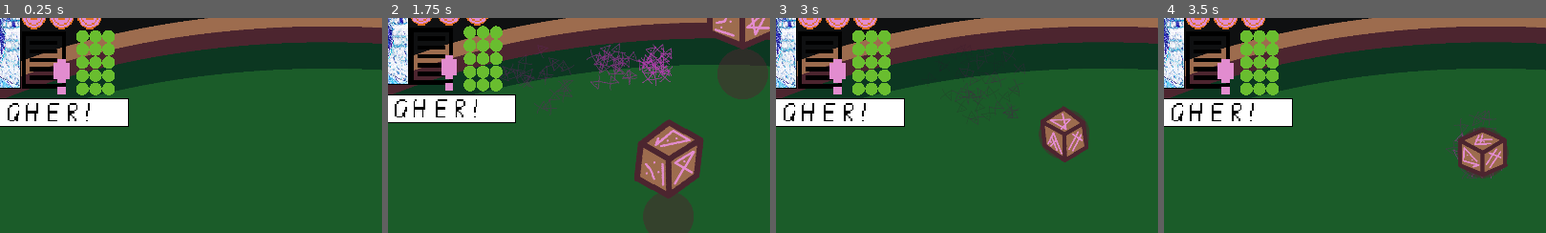
Above: before the commit, frames 1-4 (left to right).
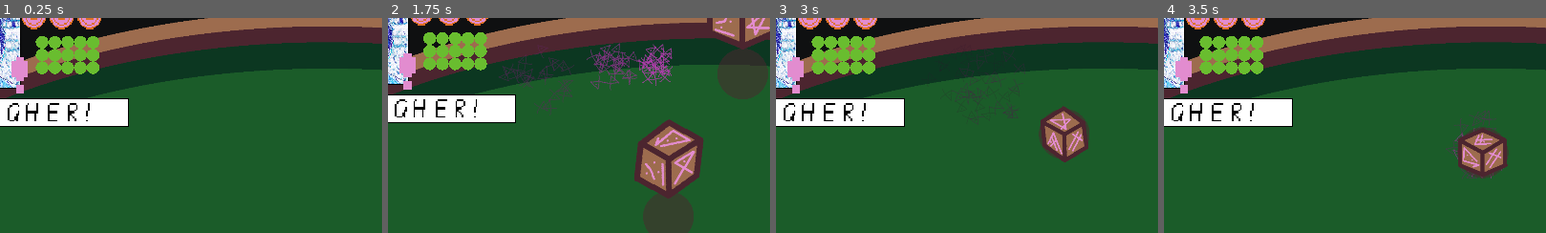
Above: after the commit, the same moments.

Repository: krobbi/gmtk-2022
Game: Godot game, scene res://scenes/test_table/test_table.tscn
Two runs of this game, one before a commit and one after it. Both use one fixed random seed, a clock stepped at 60 frames per second and the inputs below.
Inputs:
- Up to frame 1 (0.25 s): no input
- Up to frame 2 (1.75 s): tap Enter (ui_accept) at 0.5, 0.77, 1.52 s; hold Right (ui_right) 0.53-1.28 s; hold Left (ui_left) from 1.28 s (still down)
- Up to frame 3 (3 s): release Left (ui_left) at 2.03 s; hold Right (ui_right) from 2.03 s (still down)
- Up to frame 4 (3.5 s): keep holding Right (ui_right); tap Enter (ui_accept) at 3.02 s
The pictures show only the part of the screen within x 9-59%, y 4-54%; the shares and areas given below are measured in that part.

The runs differ from the first frame. In frame 1, 4.6% of the frame differs, in the area x 3-30%, y 5-36%; in frame 2, 4.6%, in the area x 3-30%, y 3-35%; in frame 3, 4.6%; in frame 4, 4.6%.

Commit message:
Player gui stuff

Diff:
--- a/entities/game_manager/game_manager.gd
+++ b/entities/game_manager/game_manager.gd
@@ -1,6 +1,7 @@
 class_name GameManager
 extends Node
 
+signal higher_lower_chosen(is_higher)
 signal number_changed(number)
 signal round_finished(was_won)
 
@@ -80,6 +81,7 @@
 # Runs when the round begins:
 func begin_round() -> void:
 	is_expecting_higher = get_ai_choice()
+	emit_signal("higher_lower_chosen", is_expecting_higher)
 	odds = 14
 	odds_selector.set_number(odds)
 	odds_selector.min_value = odds - mana
--- /dev/null
+++ b/gui/player_gui.gd
@@ -0,0 +1,11 @@
+extends Control
+
+onready var speech_bubble: Sprite = $textBox
+
+func display_higher_lower(is_higher: bool) -> void:
+	if is_higher:
+		speech_bubble.texture = preload("res://resources/textures/speech_box_higher.png")
+	else:
+		speech_bubble.texture = preload("res://resources/textures/speech_box_lower.png")
+
+	speech_bubble.show()
--- a/gui/player_gui.tscn
+++ b/gui/player_gui.tscn
@@ -4,8 +4,8 @@
 [ext_resource path="res://resources/textures/chip.png" type="Texture" id=2]
 [ext_resource path="res://resources/textures/speech_box_higher.png" type="Texture" id=3]
 [ext_resource path="res://resources/textures/update_mark.png" type="Texture" id=4]
-[ext_resource path="res://resources/textures/bio.png" type="Texture" id=5]
 [ext_resource path="res://resources/textures/positive_coin.png" type="Texture" id=6]
+[ext_resource path="res://gui/player_gui.gd" type="Script" id=7]
 
 [sub_resource type="GradientTexture" id=1]
 
@@ -16,6 +16,7 @@
 margin_top = 15.0
 margin_right = -1402.0
 margin_bottom = -748.0
+script = ExtResource( 7 )
 
 [node name="face" type="Control" parent="."]
 margin_left = -6.0
@@ -58,6 +59,7 @@
 offset = Vector2( -16, -14 )
 
 [node name="textBox" type="Sprite" parent="."]
+visible = false
 position = Vector2( 242, 254 )
 scale = Vector2( 2, 2 )
 texture = ExtResource( 3 )
@@ -68,90 +70,85 @@
 margin_right = 294.0
 margin_bottom = 152.0
 
-[node name="MainIcon" type="Sprite" parent="Bio"]
-position = Vector2( 13, 22 )
-scale = Vector2( 10, 11 )
-texture = ExtResource( 5 )
-
 [node name="NewInfoIcon" type="Sprite" parent="Bio"]
-position = Vector2( 58, 69 )
+position = Vector2( -47, 65 )
 scale = Vector2( 10, 10 )
 texture = ExtResource( 4 )
 
 [node name="Score" type="Node2D" parent="."]
-position = Vector2( 351, 57 )
+position = Vector2( 247, 73 )
 
 [node name="1" type="Sprite" parent="Score"]
-position = Vector2( 13, 17 )
+position = Vector2( 16, 16 )
 scale = Vector2( 0.5, 0.5 )
 texture = ExtResource( 6 )
 
 [node name="2" type="Sprite" parent="Score"]
-position = Vector2( 46, 17 )
+position = Vector2( 48, 16 )
 scale = Vector2( 0.5, 0.5 )
 texture = ExtResource( 6 )
 
 [node name="3" type="Sprite" parent="Score"]
-position = Vector2( 79, 17 )
+position = Vector2( 80, 16 )
 scale = Vector2( 0.5, 0.5 )
 texture = ExtResource( 6 )
 
 [node name="4" type="Sprite" parent="Score"]
-position = Vector2( 13, 50 )
+position = Vector2( 112, 16 )
 scale = Vector2( 0.5, 0.5 )
 texture = ExtResource( 6 )
 
 [node name="5" type="Sprite" parent="Score"]
-position = Vector2( 46, 50 )
+position = Vector2( 144, 16 )
 scale = Vector2( 0.5, 0.5 )
 texture = ExtResource( 6 )
 
 [node name="6" type="Sprite" parent="Score"]
-position = Vector2( 79, 50 )
+position = Vector2( 16, 48 )
 scale = Vector2( 0.5, 0.5 )
 texture = ExtResource( 6 )
 
 [node name="7" type="Sprite" parent="Score"]
-position = Vector2( 13, 83 )
+position = Vector2( 48, 48 )
 scale = Vector2( 0.5, 0.5 )
 texture = ExtResource( 6 )
 
 [node name="8" type="Sprite" parent="Score"]
-position = Vector2( 46, 83 )
+position = Vector2( 80, 48 )
 scale = Vector2( 0.5, 0.5 )
 texture = ExtResource( 6 )
 
 [node name="9" type="Sprite" parent="Score"]
-position = Vector2( 79, 83 )
+position = Vector2( 112, 48 )
 scale = Vector2( 0.5, 0.5 )
 texture = ExtResource( 6 )
 
 [node name="10" type="Sprite" parent="Score"]
-position = Vector2( 13, 116 )
+position = Vector2( 144, 48 )
 scale = Vector2( 0.5, 0.5 )
 texture = ExtResource( 6 )
 
 [node name="11" type="Sprite" parent="Score"]
-position = Vector2( 46, 116 )
+position = Vector2( 16, 80 )
 scale = Vector2( 0.5, 0.5 )
 texture = ExtResource( 6 )
 
 [node name="12" type="Sprite" parent="Score"]
-position = Vector2( 79, 116 )
+position = Vector2( 48, 80 )
 scale = Vector2( 0.5, 0.5 )
 texture = ExtResource( 6 )
 
 [node name="13" type="Sprite" parent="Score"]
-position = Vector2( 13, 149 )
+position = Vector2( 80, 80 )
 scale = Vector2( 0.5, 0.5 )
 texture = ExtResource( 6 )
 
 [node name="14" type="Sprite" parent="Score"]
-position = Vector2( 46, 149 )
+position = Vector2( 112, 80 )
 scale = Vector2( 0.5, 0.5 )
 texture = ExtResource( 6 )
 
 [node name="15" type="Sprite" parent="Score"]
-position = Vector2( 79, 149 )
+position = Vector2( 144, 80 )
 scale = Vector2( 0.5, 0.5 )
 texture = ExtResource( 6 )
--- a/scenes/test_table/test_table.tscn
+++ b/scenes/test_table/test_table.tscn
@@ -60,6 +60,7 @@
 
 [node name="Control2" parent="." instance=ExtResource( 9 )]
 
+[connection signal="higher_lower_chosen" from="GameManager" to="PlayerGui" method="display_higher_lower"]
 [connection signal="number_changed" from="GameManager" to="FloatingNumber" method="set_number"]
 [connection signal="round_finished" from="GameManager" to="." method="_on_game_manager_round_finished"]
 [connection signal="roll_finished" from="DieSpawner" to="FloatingNumberSpawner" method="spawn_numbers"]
